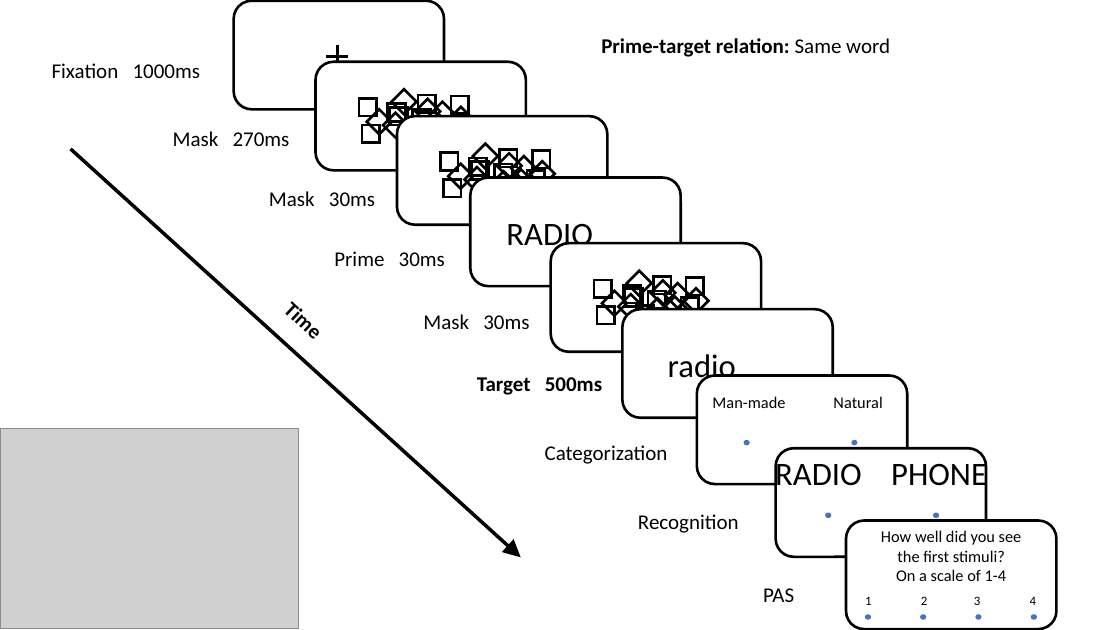
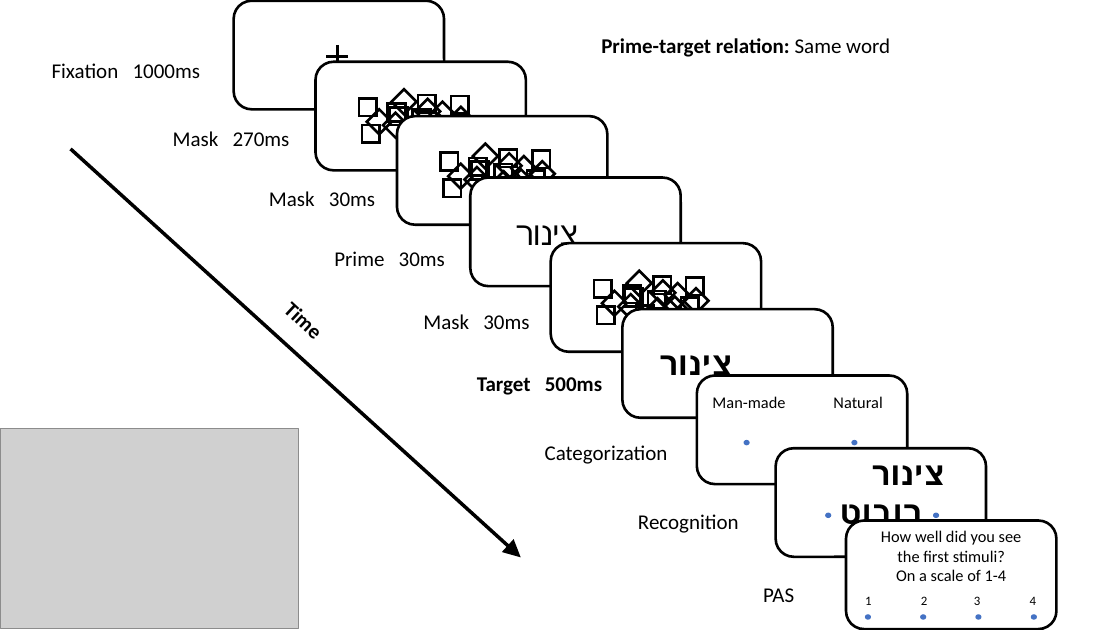
Before and after one commit to khenheller/subliminal_priming_w_motion_capture, a slide deck: slide 3 of presentation/subliminal priming w motion capture.pptx. Drawn at 1120x630 pixels with LibreOffice and Linux fonts; fonts in the diff are those of the drawing; grey boxes stand for pictures. Boxes give left, top, right and bottom in pixels: in the first picture for what was removed or moved away, otherwise in the second. Text is boxed around its words. In the diff, an @@ line names an element or a change of style, - is before the commit and + after.

```diff
--- a/presentation/subliminal priming w motion capture.pptx
+++ b/presentation/subliminal priming w motion capture.pptx
@@ text at <box>516,225,579,254</box>: text changed @@
-RADIO
+צינור
@@ text at <box>659,355,733,385</box>: text changed; bold on @@
-radio
+צינור
@@ text at <box>840,465,945,533</box>: text changed; bold on @@
-RADIO PHONE
+צינור רובוט
```
Also in this commit, not shown: 2 other slides changed, 10 other files.
